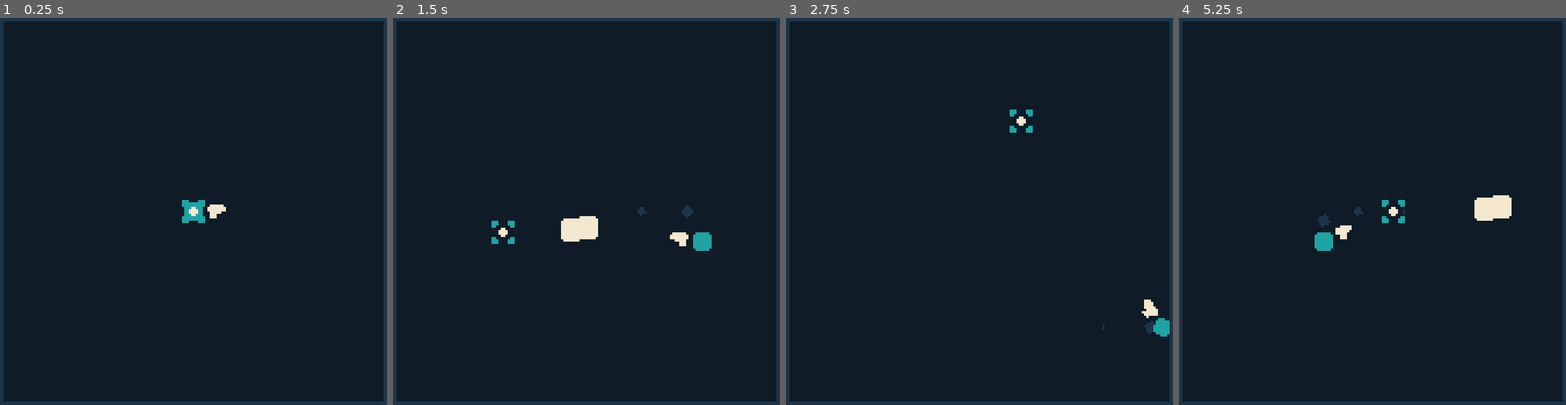
Above: before the commit, frames 1-4 (left to right).
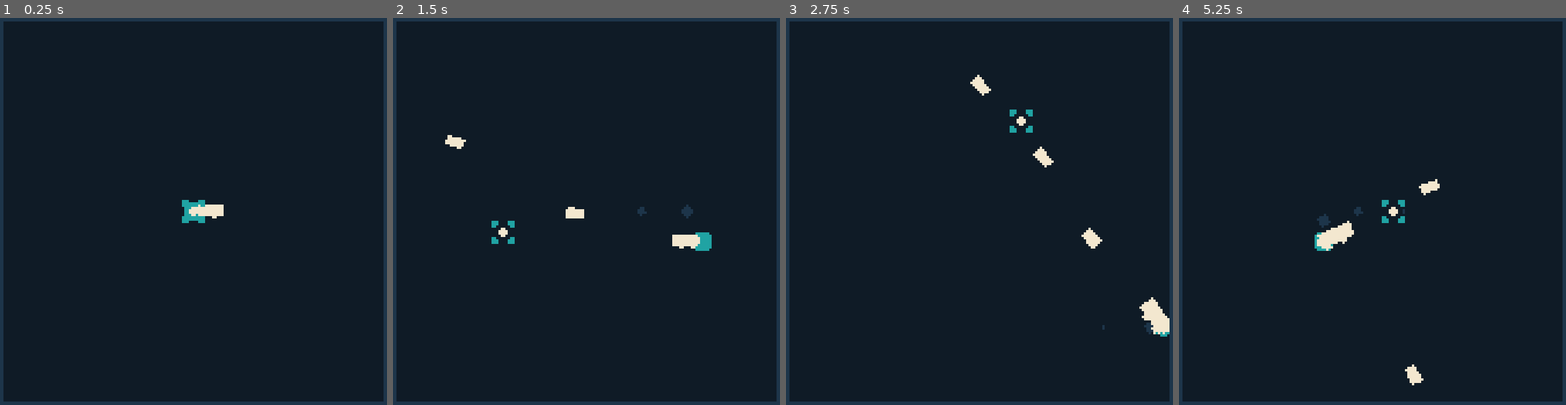
Above: after the commit, the same moments.

Repository: thcheetah777/Rogue
Game: Godot game, scene res://main.tscn
Same seed, same stepped clock (60 frames per second), same inputs: the game is played once before the commit and once after it.
Inputs (mouse positions are in pixels of both pictures, inside the frame that each line leads up to):
- Up to frame 1 (0.25 s): no input
- Up to frame 2 (1.5 s): tap Enter at 0.5 s; move the mouse to (679, 192) at 0.52 s; press the mouse at (679, 192) at 0.53 s; hold D (right) 0.53-1.28 s; move the mouse to (501, 230) at 1.27 s; release the mouse at (501, 230) at 1.28 s; hold S (down) from 1.28 s (still down); click (501, 230) at 1.35 s
- Up to frame 3 (2.75 s): move the mouse to (1022, 118) at 2.02 s; release S (down) at 2.03 s; press the mouse at (1022, 118) at 2.03 s; hold D (right) from 2.03 s (still down)
- Up to frame 4 (5.25 s): move the mouse to (1353, 296) at 2.77 s; release D (right) at 2.78 s; release the mouse at (1353, 296) at 2.78 s; hold W (up) 2.78-3.53 s; click (1353, 296) at 2.85 s; move the mouse to (1496, 273) at 3.52 s; press the mouse at (1496, 273) at 3.53 s; hold A (left) 3.53-5.03 s; move the mouse to (1248, 149) at 4.27 s; release the mouse at (1248, 149) at 4.28 s; click (1248, 149) at 4.35 s; move the mouse to (1391, 211) at 5.02 s; press the mouse at (1391, 211) at 5.03 s; hold S (down) from 5.03 s (still down)

The runs differ from the first frame. In frame 1, 0.1% of the frame differs, in the area x 50-59%, y 48-52%; in frame 2, 1.0%; in frame 3, 0.7%; in frame 4, 1.1%, in the area x 35-86%, y 41-95%.

Commit message:
🔫 better guns

Diff:
--- /dev/null
+++ b/gun_settings.gd
@@ -0,0 +1,12 @@
+extends Resource
+class_name GunSettings
+
+@export var sprite: Texture2D
+@export var bullet_size = 1.0
+@export var bullet_speed = 300
+@export var fire_rate = 5.0
+@export var spread = 8.0
+@export var damage = 1.0
+@export var offset = 2
+@export var kick = 5
+@export var expand = 1.5
--- /dev/null
+++ b/guns/pistol.tres
@@ -0,0 +1,14 @@
+[gd_resource type="Resource" script_class="GunSettings" load_steps=3 format=3 uid="uid://cuyy16wsyf323"]
+
+[ext_resource type="Script" path="res://gun_settings.gd" id="1_q1o87"]
+[ext_resource type="Texture2D" uid="uid://c52q1lgaojkl2" path="res://assets/pistol.png" id="2_mkoik"]
+
+[resource]
+script = ExtResource("1_q1o87")
+sprite = ExtResource("2_mkoik")
+bullet_size = 1.0
+fire_rate = 5.0
+spread = 4
+damage = 1
+offset = 10
+kick = 5
--- /dev/null
+++ b/guns/shotgun.tres
@@ -0,0 +1,16 @@
+[gd_resource type="Resource" script_class="GunSettings" load_steps=3 format=3 uid="uid://civldxor3hwnr"]
+
+[ext_resource type="Script" path="res://gun_settings.gd" id="1_g6qqy"]
+[ext_resource type="Texture2D" uid="uid://c6yw8fwyobaer" path="res://assets/machine-gun.png" id="2_to43s"]
+
+[resource]
+script = ExtResource("1_g6qqy")
+sprite = ExtResource("2_to43s")
+bullet_size = 0.5
+bullet_speed = 400
+fire_rate = 12.0
+spread = 12.0
+damage = 0.5
+offset = 7
+kick = 2
+expand = 1.3
--- a/player.gd
+++ b/player.gd
@@ -5,26 +5,38 @@
 
 @export var run_rotation = 30
 @export var run_rotation_smoothing = 250
+@export var gun_offset_smoothing = 20
+@export var gun_scale_smoothing = 10
+
+@export var gun: GunSettings
 
 @onready var sprite := $Sprite
 @onready var weapon_holder := $WeaponHolder
 @onready var weapon := $WeaponHolder/Weapon
 @onready var weapon_sprite := $WeaponHolder/Weapon/Sprite
 
-var target_rotation = 0
 var dust_scene = preload("res://dust.tscn")
 var bullet_scene = preload("res://bullet.tscn")
 
+var target_rotation = 0
+var original_weapon_scale = Vector2.ONE
+var next_time_to_fire = 0
+
 func _ready() -> void:
 	Globals.player = self
+	weapon_sprite.texture = gun.sprite
+	weapon.position.x = gun.offset
 
 func _process(delta: float) -> void:
 	sprite.rotation_degrees = move_toward(sprite.rotation_degrees, target_rotation,  run_rotation_smoothing * delta)
 
 	weapon_holder.look_at(get_global_mouse_position())
-	weapon_sprite.flip_h = not (weapon_holder.global_rotation_degrees > -90 and weapon_holder.global_rotation_degrees < 90)
+	weapon_sprite.flip_v = not (weapon_holder.global_rotation_degrees > -90 and weapon_holder.global_rotation_degrees < 90)
 
-	if Input.is_action_just_pressed("fire"):
+	weapon.position.x = move_toward(weapon.position.x, gun.offset, gun_offset_smoothing * delta)
+	weapon.scale = weapon.scale.move_toward(original_weapon_scale, gun_scale_smoothing * delta)
+
+	if Input.is_action_pressed("fire") and Time.get_ticks_msec() >= next_time_to_fire:
 		fire()
 
 func _physics_process(delta: float) -> void:
@@ -38,10 +50,16 @@
 	move_and_slide()
 
 func fire() -> void:
+	next_time_to_fire = Time.get_ticks_msec() + 1000 / gun.fire_rate
+	weapon.position.x = gun.offset - gun.kick
+	weapon.scale = Vector2.ONE * gun.expand
+
 	var bullet = bullet_scene.instantiate() as Bullet
+	var spread = deg_to_rad(randf_range(-gun.spread, gun.spread))
 	bullet.global_position = weapon.global_position
-	bullet.look_at(get_global_mouse_position())
-	bullet.speed = 300
+	bullet.scale = Vector2.ONE * gun.bullet_size
+	bullet.look_at(get_global_mouse_position().rotated(spread))
+	bullet.speed = gun.bullet_speed
 	Globals.world.add_child(bullet)
 
 func _on_dust_timer_timeout() -> void:
--- a/player.tscn
+++ b/player.tscn
@@ -1,8 +1,9 @@
-[gd_scene load_steps=5 format=3 uid="uid://da1qb210gjvdg"]
+[gd_scene load_steps=6 format=3 uid="uid://da1qb210gjvdg"]
 
 [ext_resource type="Script" path="res://player.gd" id="1_eie53"]
 [ext_resource type="Texture2D" uid="uid://dqm4a8xw7pfdl" path="res://assets/player.png" id="1_ikshr"]
-[ext_resource type="Texture2D" uid="uid://c52q1lgaojkl2" path="res://assets/gun.png" id="3_r5suj"]
+[ext_resource type="Resource" uid="uid://civldxor3hwnr" path="res://guns/shotgun.tres" id="2_o5opt"]
+[ext_resource type="Texture2D" uid="uid://c52q1lgaojkl2" path="res://assets/pistol.png" id="4_0vkrl"]
 
 [sub_resource type="RectangleShape2D" id="RectangleShape2D_80320"]
 size = Vector2(6, 6)
@@ -12,6 +13,7 @@
 collision_mask = 7
 motion_mode = 1
 script = ExtResource("1_eie53")
+gun = ExtResource("2_o5opt")
 
 [node name="Sprite" type="Sprite2D" parent="."]
 texture = ExtResource("1_ikshr")
@@ -26,10 +28,9 @@
 [node name="WeaponHolder" type="Node2D" parent="."]
 
 [node name="Weapon" type="Node2D" parent="WeaponHolder"]
-position = Vector2(10, 0)
+position = Vector2(9, 0)
 
 [node name="Sprite" type="Sprite2D" parent="WeaponHolder/Weapon"]
-rotation = 1.57079
-texture = ExtResource("3_r5suj")
+texture = ExtResource("4_0vkrl")
 
 [connection signal="timeout" from="DustTimer" to="." method="_on_dust_timer_timeout"]
Binary file removed: assets/gun.png
Binary file added: assets/machine-gun.png
Not shown, added: assets/machine-gun.png.import
Binary file added: assets/pistol.png
Not shown, added: assets/pistol.png.import
Binary file added: assets/shotgun.png
Not shown, changed: assets/shotgun.png.import
